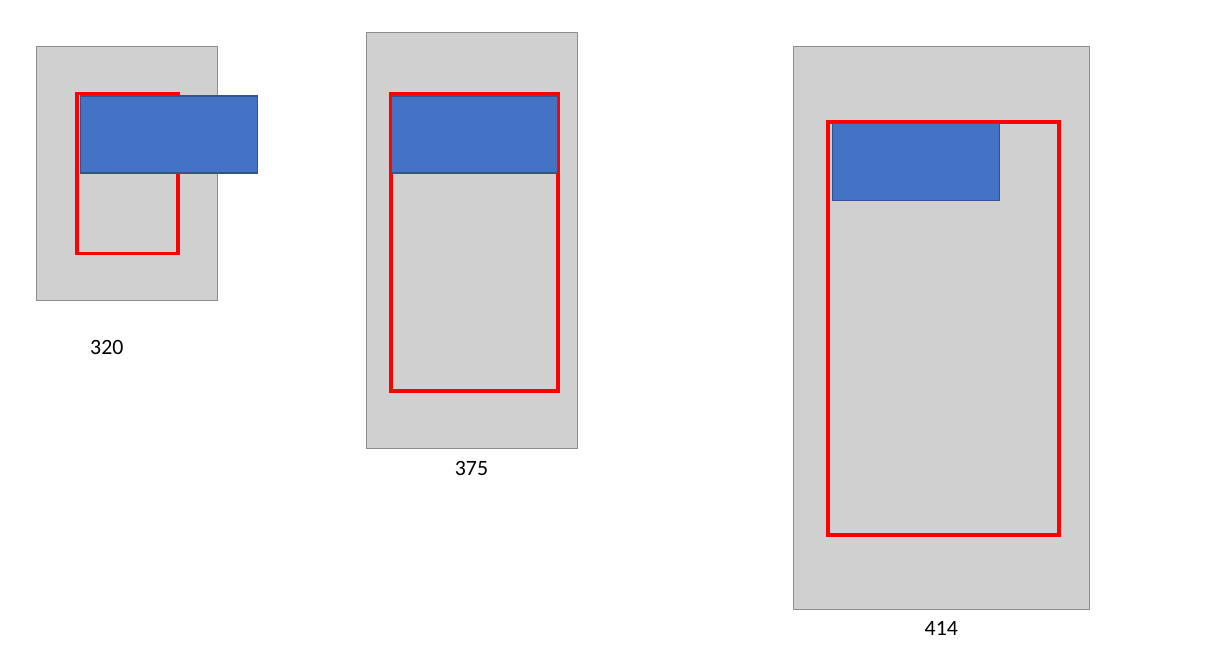
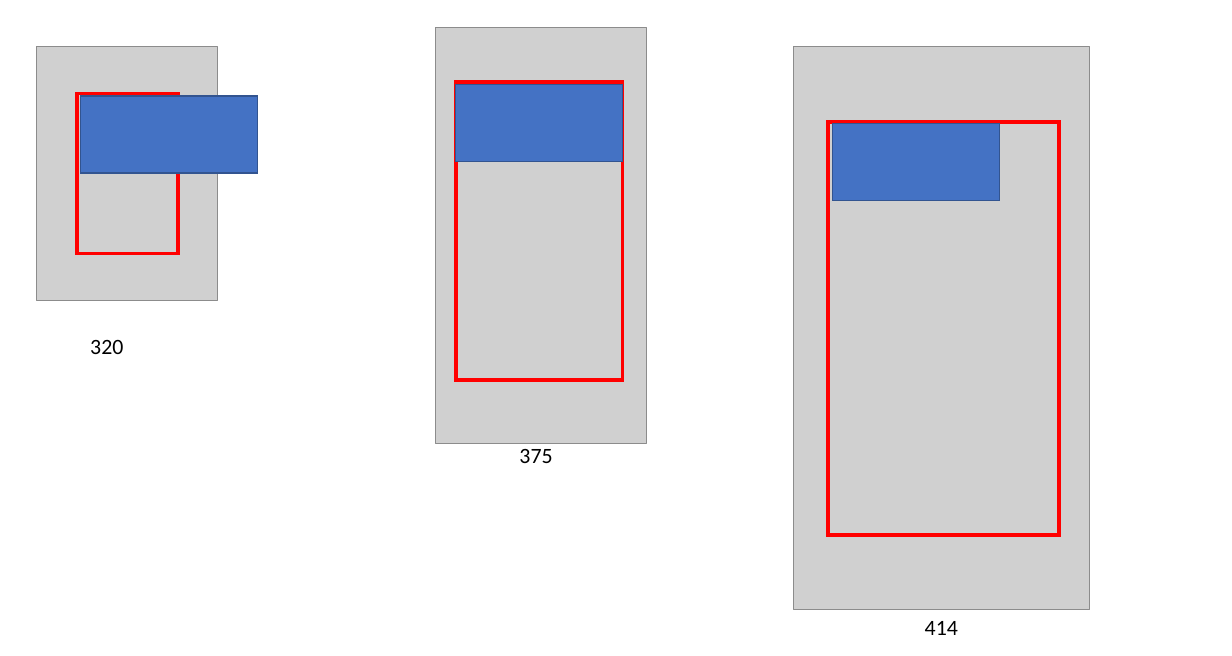
Before and after one commit to tianyucoder/200422_mobile, a slide deck: slide 3 of 演示图/演示与分析.pptx. Drawn at 1232x656 pixels with LibreOffice and Linux fonts; fonts in the diff are those of the drawing; grey boxes stand for pictures. Boxes give left, top, right and bottom in pixels: in the first picture for what was removed or moved away, otherwise in the second. Text is boxed around its words. In the diff, an @@ line names an element or a change of style, - is before the commit and + after.

```diff
--- a/演示图/演示与分析.pptx
+++ b/演示图/演示与分析.pptx
@@ picture: place and size @@
-picture at box(366, 33, 577, 449)
+picture at box(435, 27, 646, 443)
@@ 2 rectangles, 1 text: place and size @@
-2 rectangles, 1 text at box(392, 94, 559, 475)
+2 rectangles, 1 text at box(456, 82, 623, 463)
```
Also in this commit, not shown: 1 other slide changed, 1 slide added, 1 slide removed, 2 other files.
